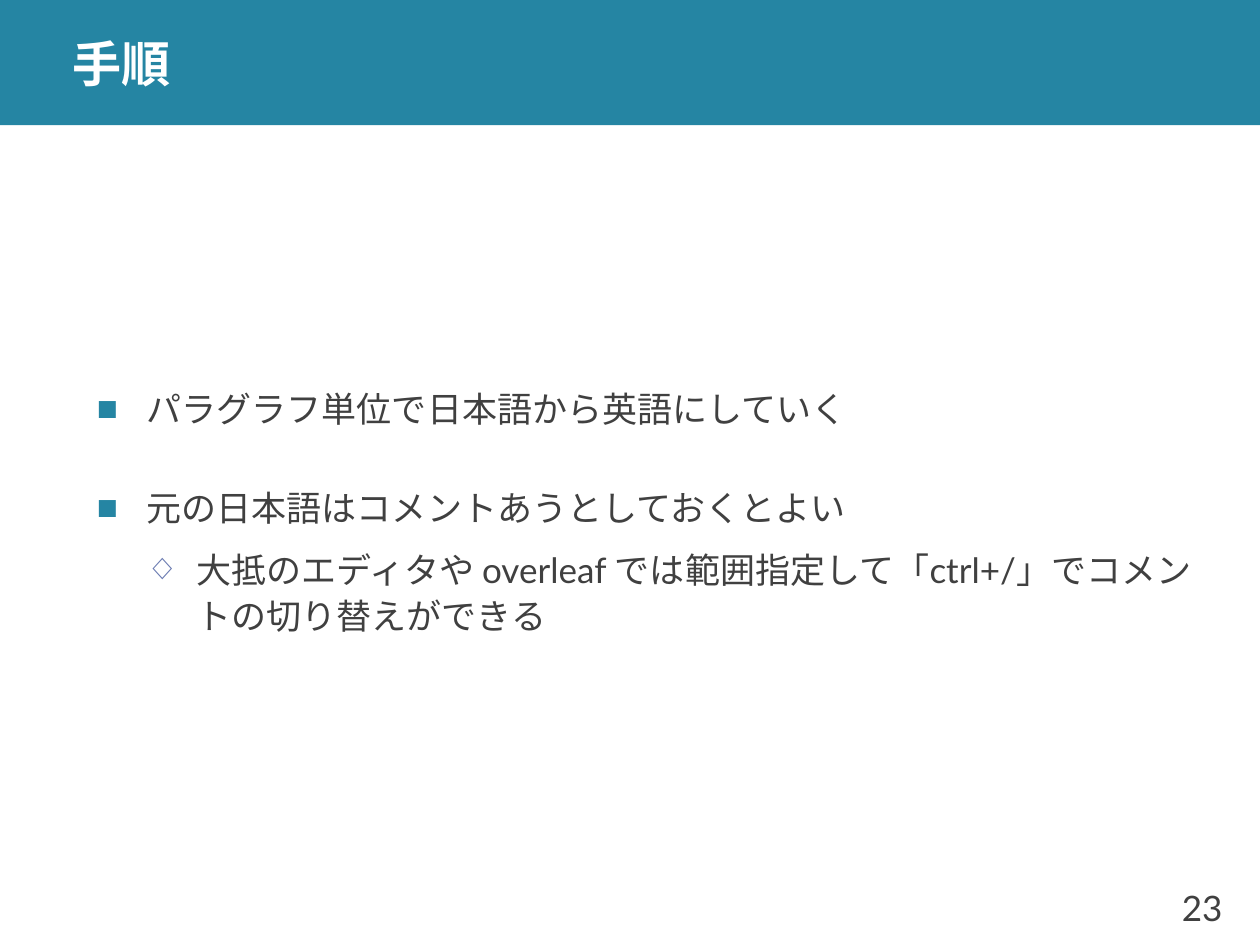
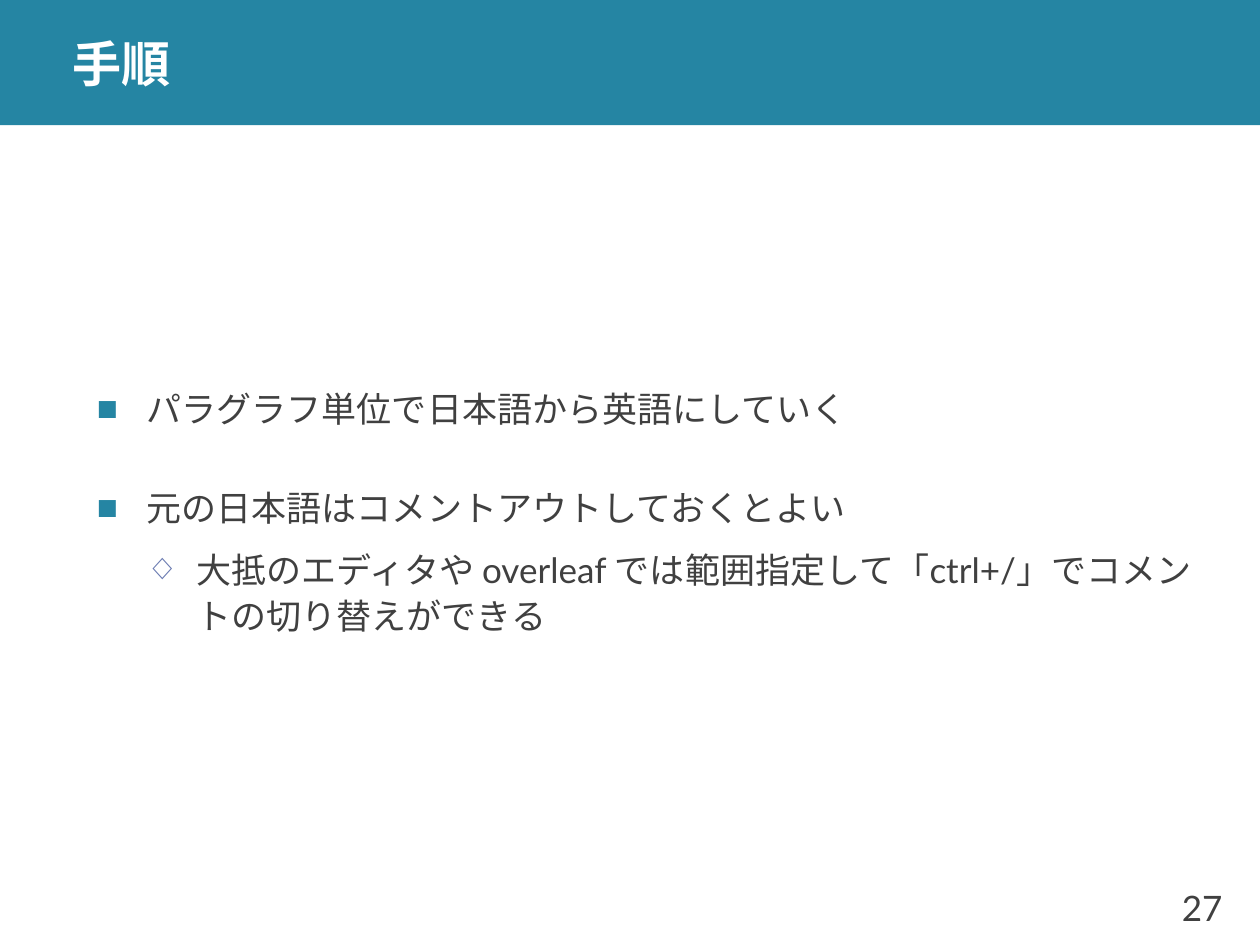
Before and after one commit to shioya-lab/how-to, a slide deck: slide 27 of translation.pptx (slide 23 before the commit). Drawn at 1260x945 pixels with LibreOffice and Linux fonts; fonts in the diff are those of the drawing. Boxes give left, top, right and bottom in pixels: in the first picture for what was removed or moved away, otherwise in the second. Text is boxed around its words. In the diff, an @@ line names an element or a change of style, - is before the commit and + after.

```diff
--- a/translation.pptx
+++ b/translation.pptx
@@ text at box(147, 491, 846, 524): text changed @@
-■ 元の日本語はコメントあうとしておくとよい
+■ 元の日本語はコメントアウトしておくとよい
@@ page number at box(1182, 895, 1223, 921): text changed @@
-23
+27
```
Also in this commit, not shown: 17 other slides changed, 10 slides added, 1 other file.
